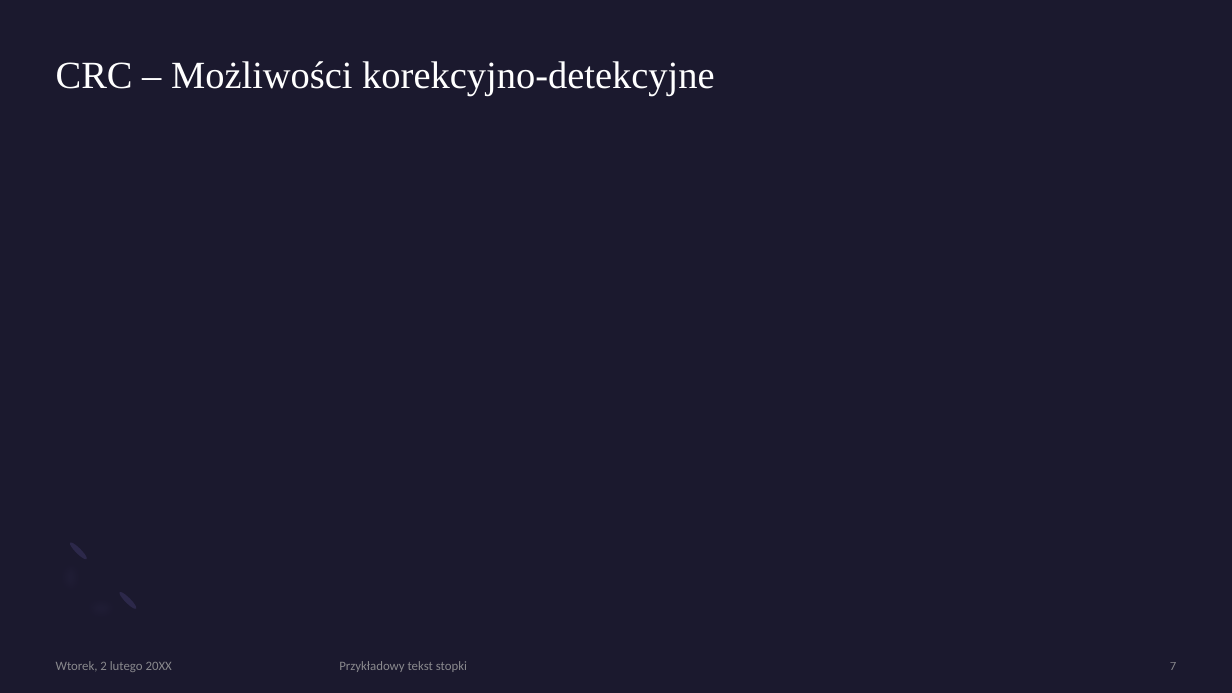
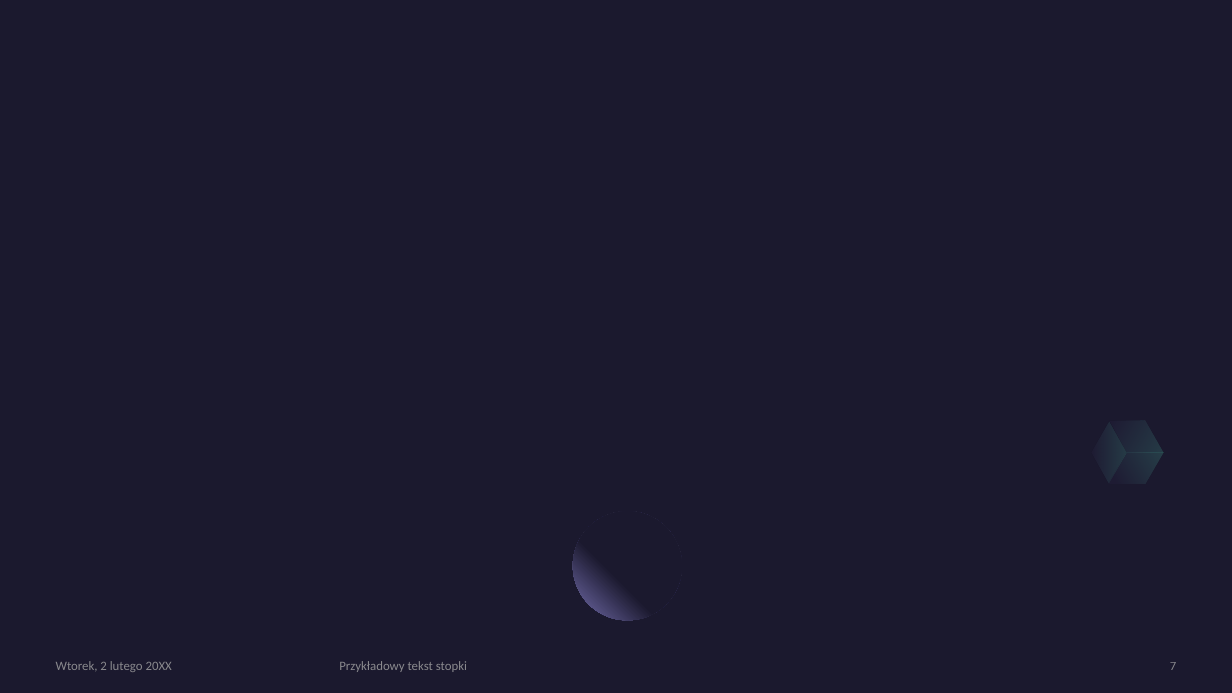
Before and after one commit to Kindly000/kik_project_CRC32, a slide deck: slide 7 of Implementacja kodu wielomianowego CRC-32 – IEEE 802-3.pptx. Drawn at 1232x693 pixels with LibreOffice and Linux fonts; fonts in the diff are those of the drawing; grey boxes stand for pictures. Boxes give left, top, right and bottom in pixels: in the first picture for what was removed or moved away, otherwise in the second. Text is boxed around its words. In the diff, an @@ line names an element or a change of style, - is before the commit and + after.

```diff
--- a/Implementacja kodu wielomianowego CRC-32 – IEEE 802-3.pptx
+++ b/Implementacja kodu wielomianowego CRC-32 – IEEE 802-3.pptx
@@ title removed at (x1=56, y1=61, x2=714, y2=96) @@
-CRC – Możliwości korekcyjno-detekcyjne
@@ freeform shape added at (x1=1100, y1=405, x2=1173, y2=469), fill gradient #2C284A to #5BEFC1 @@
@@ freeform shape added at (x1=1083, y1=421, x2=1136, y2=484), fill gradient #2C284A to #5BEFC1 @@
@@ freeform shape added at (x1=1109, y1=437, x2=1163, y2=500), fill gradient #2C284A to #5BEFC1 @@
@@ freeform shape removed at (x1=36, y1=538, x2=140, y2=642) @@
@@ ellipse added at (x1=573, y1=511, x2=682, y2=620), fill gradient #1B192E to #7771B2 @@
@@ ellipse removed at (x1=68, y1=540, x2=89, y2=561) @@
@@ ellipse removed at (x1=117, y1=590, x2=138, y2=611) @@
```
Also in this commit, not shown: 2 other slides changed, 3 slides added, 2 slides removed.
